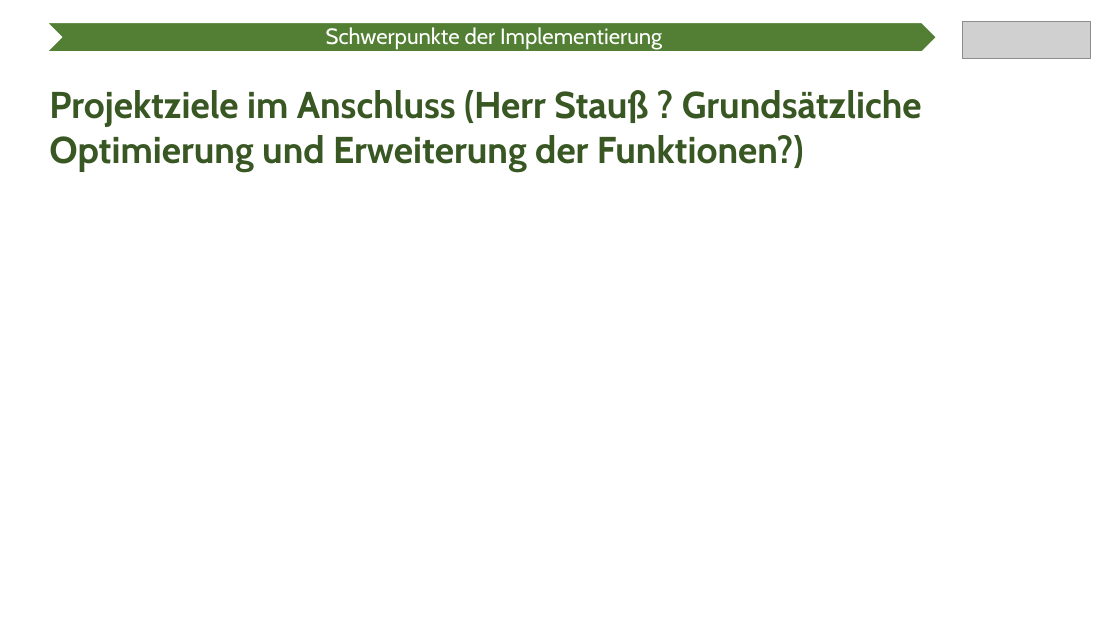
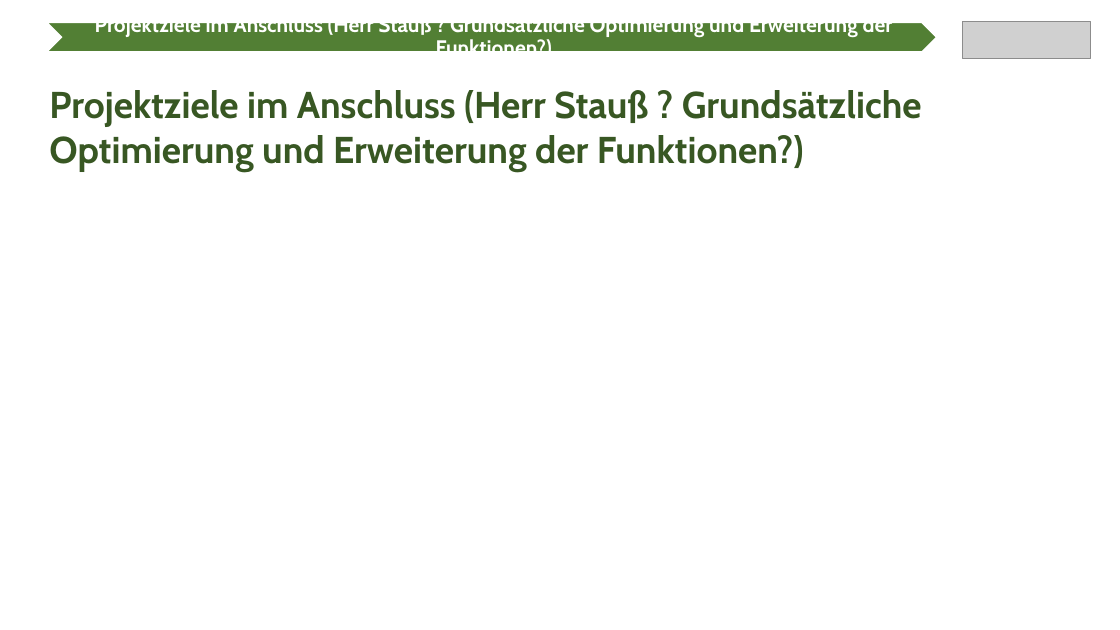
Before and after one commit to Ratoh/SAPLEXA, a slide deck: slide 12 of CavallaroAngelo/Präsentation Wahlmodulvorstellung/SAPlexa Präsentation.pptx. Drawn at 1120x630 pixels with LibreOffice and Linux fonts; fonts in the diff are those of the drawing; grey boxes stand for pictures. Boxes give left, top, right and bottom in pixels: in the first picture for what was removed or moved away, otherwise in the second. Text is boxed around its words. In the diff, an @@ line names an element or a change of style, - is before the commit and + after.

```diff
--- a/CavallaroAngelo/Präsentation Wahlmodulvorstellung/SAPlexa Präsentation.pptx
+++ b/CavallaroAngelo/Präsentation Wahlmodulvorstellung/SAPlexa Präsentation.pptx
@@ text at (95, 23, 893, 51): text changed; size 19 to 18 pt; bold on @@
-Schwerpunkte der Implementierung
+Projektziele im Anschluss (Herr Stauß ? Grundsätzliche Optimierung und Erweiterung der Funktionen?)
```
Also in this commit, not shown: 5 other slides changed, 2 slides added, 2 slides removed, 1 other file.
